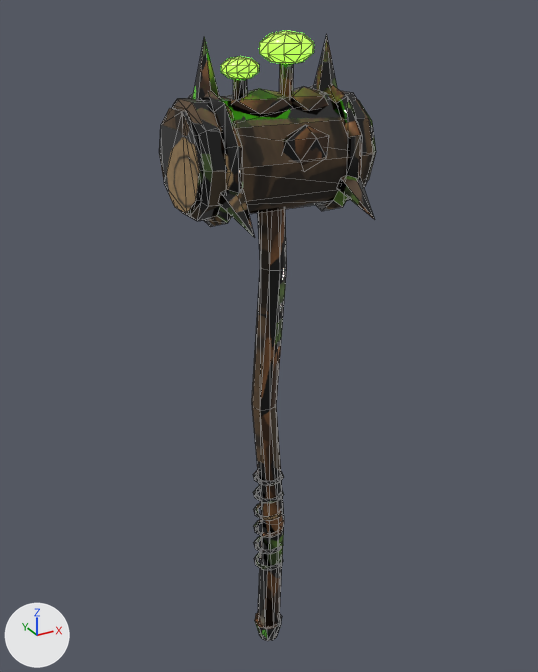
The Blender file Blender/Weapons/Heavy/05_swamp_heavy.blend as it was, and as the next commit left it.
Camera for both pictures: a 50 mm camera at (-0.68, -1.24, 1.083) aimed at (0.022, 0.036, 0.445). The lights are fixed; the arrows at lower left show +X, +Y and +Z. The first picture is the older version. Mesh edges are drawn as thin lines.

Names of what the first picture shows: 'Weapon'.
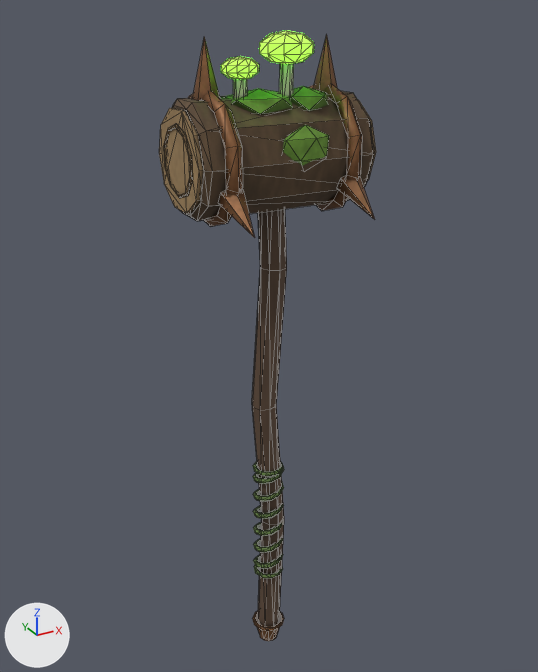
Changed parts and their boxes [x1, y1, x2, y2] in the pictures (538 x 672 px; the box of a moved part takes in the faces that stretch with it):
part 1 of me_weapon, moved or reshaped: before [254, 552, 283, 570]; after [254, 561, 283, 578]
part 2 of me_weapon, moved or reshaped: before [253, 470, 284, 486]; after [253, 462, 284, 477]
part 3 of me_weapon, added (green): after [253, 462, 284, 569]
part 4 of me_weapon, added: after [252, 611, 284, 631]
part 5 of me_weapon, added (brown): after [164, 123, 193, 198]
part 6 of me_weapon, deleted: before [253, 487, 284, 554]
part 7 of me_weapon, moved or reshaped: before [255, 613, 282, 641]; after [256, 616, 280, 641]
part 8 of me_weapon, surface changed: [159, 35, 376, 627] in both
part 9 of me_weapon, shading changed: [229, 37, 311, 627] in both

The change, as a list of edits to the scene's bpy script:
```text
Change me_weapon:
    used by ob_weapon; location = (0.0, 0.0, 0.0)
    remove me_weapon.from_pydata(...)  # 646 vertices, 1220 faces; spans x -0.181..0.181, y -0.177..0.177, z -0.352..1.048
    add me_weapon.from_pydata(...)  # 903 vertices, 1730 faces; spans x -0.184..0.184, y -0.177..0.177, z -0.352..1.048
    me_weapon part 1: the loose piece of 40 vertices spanning x -0.035..0.035, y -0.033..0.033, z -0.125..-0.113 is moved by (0.0, 0.0, -0.024)
    me_weapon part 2: the loose piece of 40 vertices spanning x -0.035..0.035, y -0.033..0.033, z 0.113..0.125 is moved by (0.0, 0.0, 0.024)
    me_weapon part 3: a new loose piece of 305 vertices spanning x -0.036..0.036, y -0.034..0.034, z -0.149..0.149, in mat_swamp_heavy_main
    me_weapon part 4: a new loose piece of 48 vertices spanning x -0.04..0.04, y -0.04..0.04, z -0.307..-0.296, in mat_swamp_heavy_main
    me_weapon part 5: a new loose piece of 30 vertices spanning x -0.184..-0.177, y -0.062..0.062, z 0.771..0.902, in mat_swamp_heavy_main
    me_weapon part 6
    160 vertices are removed from x -0.035..0.035, y -0.033..0.033, z -0.078..0.078
    320 faces are deleted
    me_weapon part 7
    12 vertices are removed from x -0.033..0.033, y -0.028..0.018, z -0.352..-0.301
    36 faces are deleted
    4 vertices move from x -0.02..0.033, y -0.018..0.028, z -0.352..-0.301 to x 0.011..0.03, y -0.02..0.03, z -0.352..-0.301
    16 vertices are added at x -0.035..0.035, y -0.03..0.03, z -0.352..-0.301
    44 new faces join them, mat_swamp_heavy_main
    me_weapon part 8: 703 kept faces spanning x -0.181..0.181, y -0.177..0.177, z -0.352..1.048 get new texture (UV) coordinates
    me_weapon part 9: 277 kept faces spanning x -0.103..0.067, y -0.079..0.035, z -0.352..1.048 are now shaded flat
    other edits to the shape of me_weapon do not show in these pictures
```
